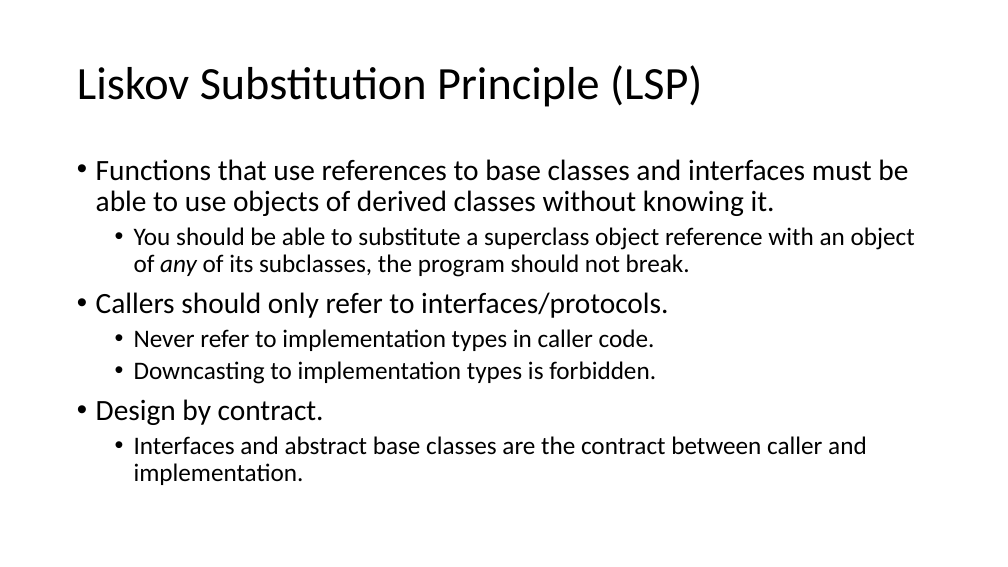
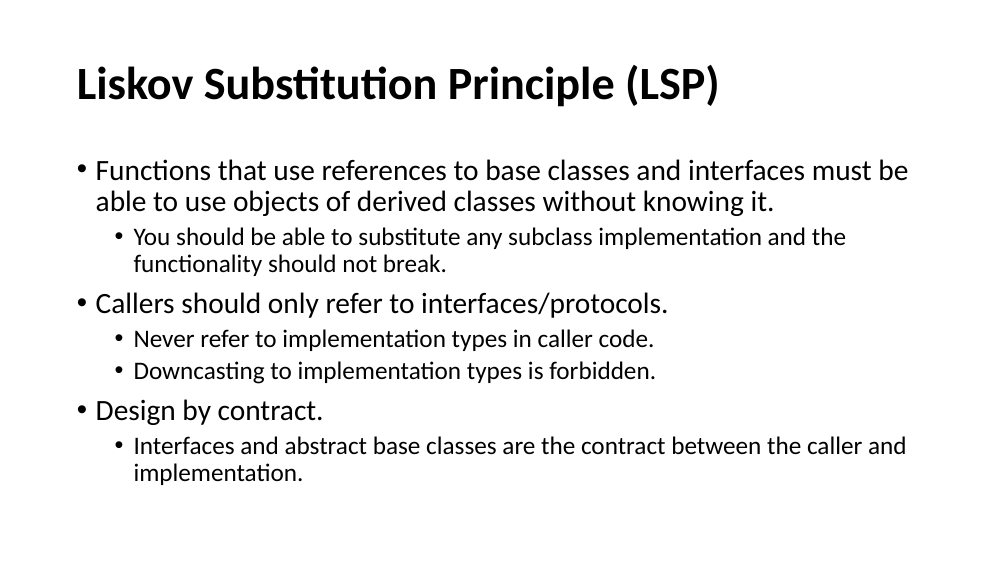
Before and after one commit to cebartling/test-driven, a slide deck: slide 8 of presentations/SOLID Design Principles.pptx (slide 7 before the commit). Drawn at 1008x567 pixels with LibreOffice and Linux fonts; fonts in the diff are those of the drawing. Boxes give left, top, right and bottom in pixels: in the first picture for what was removed or moved away, otherwise in the second. Text is boxed around its words. In the diff, an @@ line names an element or a change of style, - is before the commit and + after.

Commit message:
SOLID Principles presentation update

```diff
--- a/presentations/SOLID Design Principles.pptx
+++ b/presentations/SOLID Design Principles.pptx
@@ title "Liskov Substitution Principle (LSP)" at [77,65,720,107]: bold on @@
@@ text at [134,227,846,276]: text changed @@
-  • You should be able to substitute a superclass object reference with an object of any of its subclasses, the program should not break.
+  • You should be able to substitute any subclass implementation and the functionality should not break.
@@ text at [134,436,907,485]: text changed @@
-  • Interfaces and abstract base classes are the contract between caller and implementation.
+  • Interfaces and abstract base classes are the contract between the caller and implementation.
```
Also in this commit, not shown: 10 other slides changed, 1 slide added.
